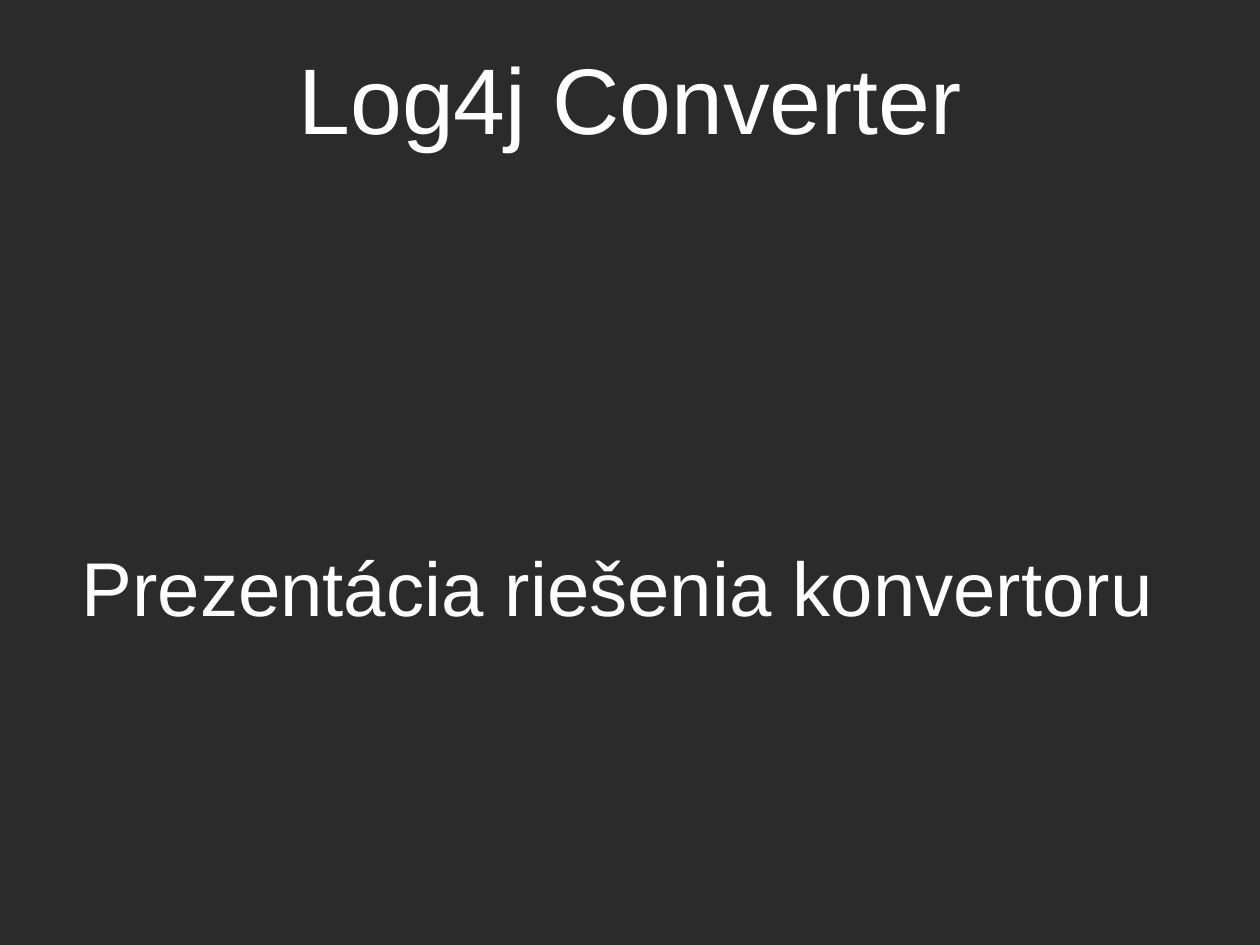
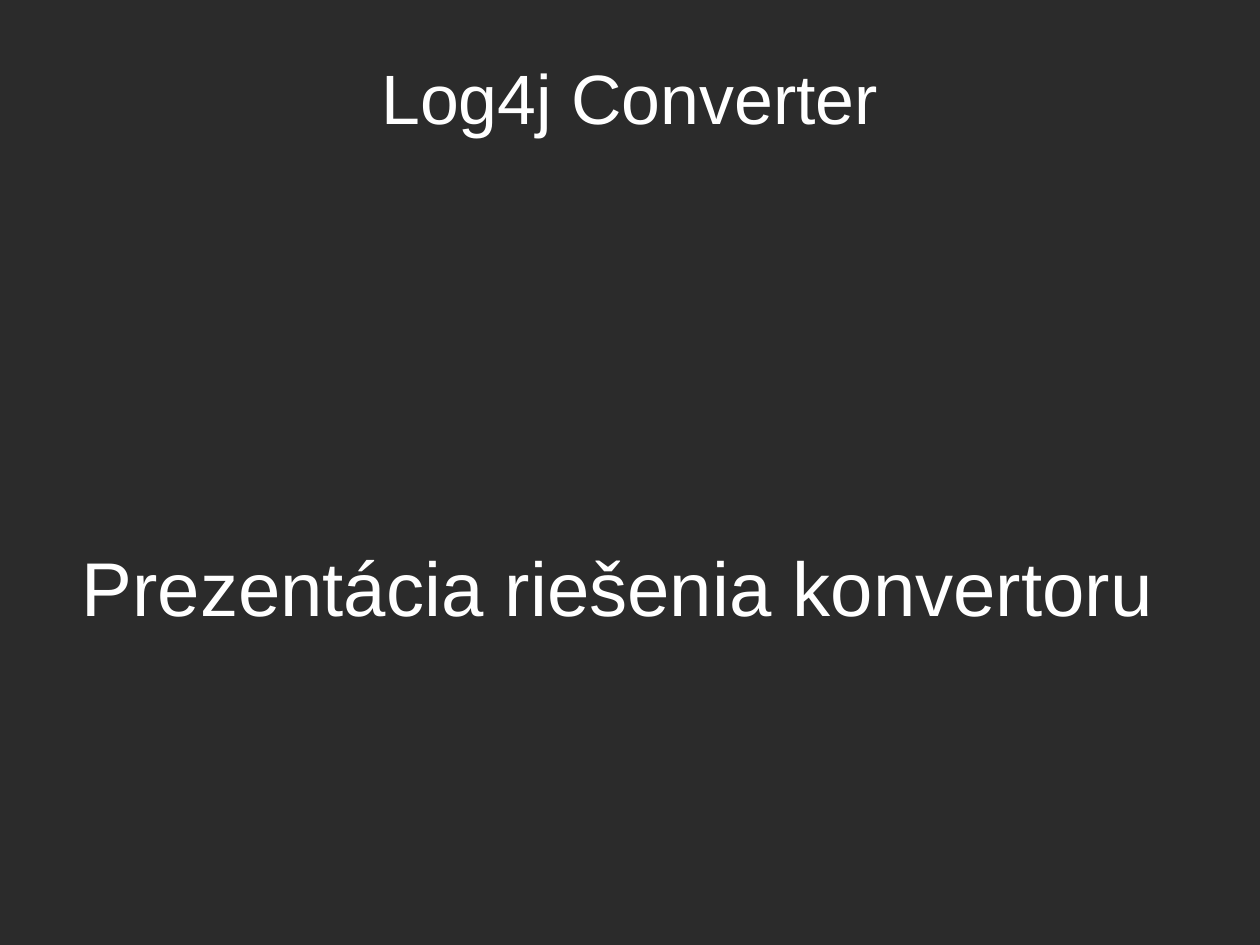
Before and after one commit to balent/Log4j-Convert-Configuration, a slide deck: slide 1 of prezentacia/log4j.odp. Drawn at 1260x945 pixels with LibreOffice and Linux fonts; fonts in the diff are those of the drawing; background and template pictures are left out; a plain dark background stands for a picture behind light text. Boxes give left, top, right and bottom in pixels: in the first picture for what was removed or moved away, otherwise in the second. Text is boxed around its words. In the diff, an @@ line names an element or a change of style, - is before the commit and + after.

```diff
--- a/prezentacia/log4j.odp
+++ b/prezentacia/log4j.odp
@@ title "Log4j Converter" at box(381, 73, 878, 138): size 58.7 to 44 pt @@
```
Also in this commit, not shown: 6 other slides changed, 5 slides added, 1 slide removed.
